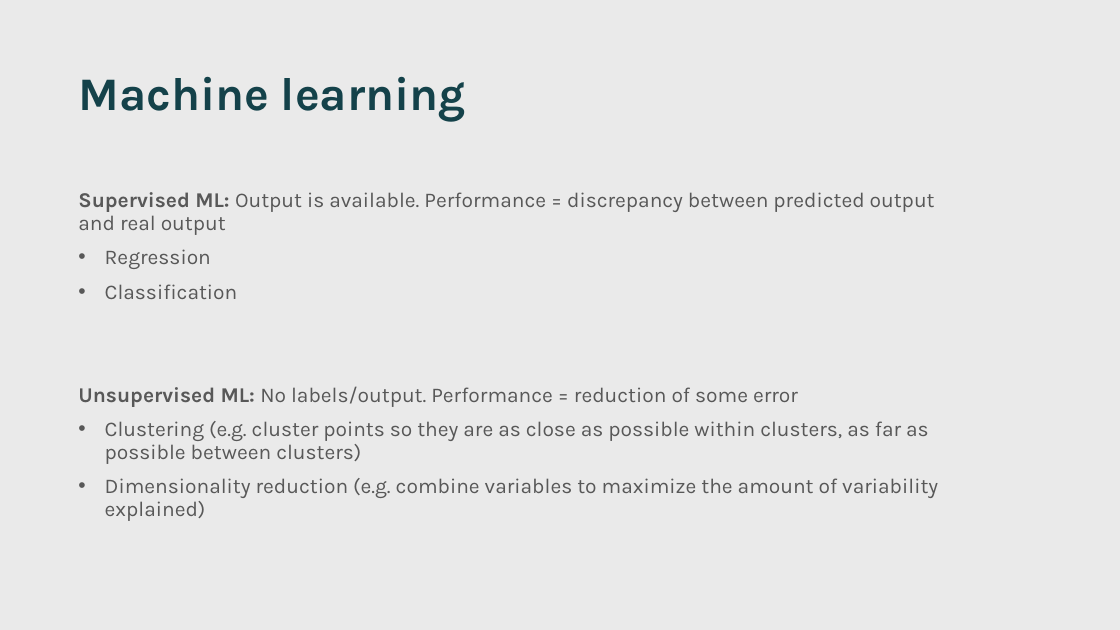
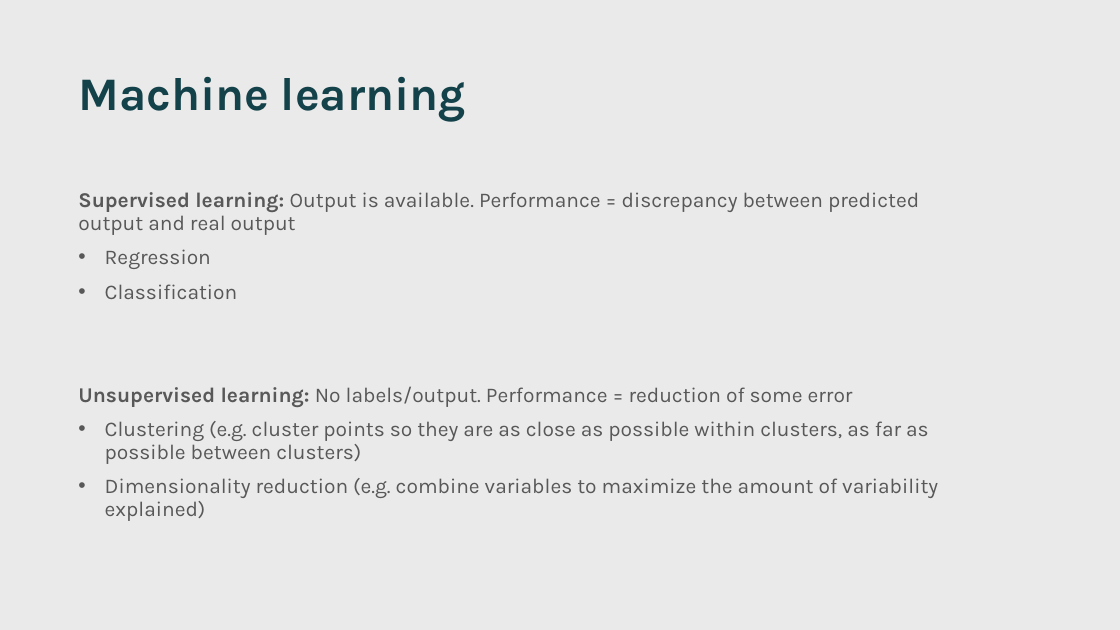
Before and after one commit to jgarciab/ml_julius, a slide deck: slide 3 of Slides/talk.pptx. Drawn at 1120x630 pixels with LibreOffice and Linux fonts; fonts in the diff are those of the drawing. Boxes give left, top, right and bottom in pixels: in the first picture for what was removed or moved away, otherwise in the second. Text is boxed around its words. In the diff, an @@ line names an element or a change of style, - is before the commit and + after.

Commit message:
small ppt edits

```diff
--- a/Slides/talk.pptx
+++ b/Slides/talk.pptx
@@ text at (78, 192, 919, 235): text changed @@
-Supervised ML: Output is available. Performance = discrepancy between predicted output and real output
+Supervised learning: Output is available. Performance = discrepancy between predicted output and real output
@@ text at (78, 386, 853, 407): text changed @@
-Unsupervised ML: No labels/output. Performance = reduction of some error
+Unsupervised learning: No labels/output. Performance = reduction of some error
```
Also in this commit, not shown: 7 other slides changed, 2 other files.
